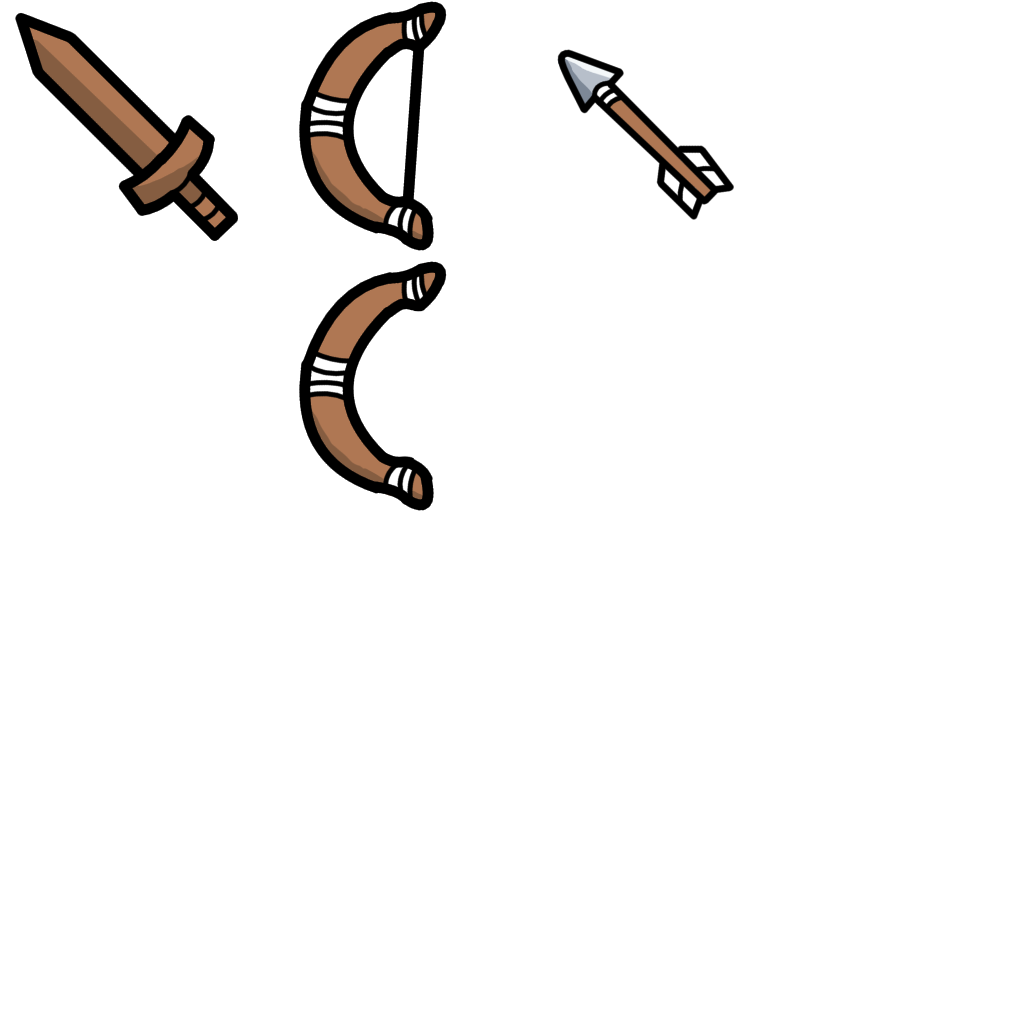
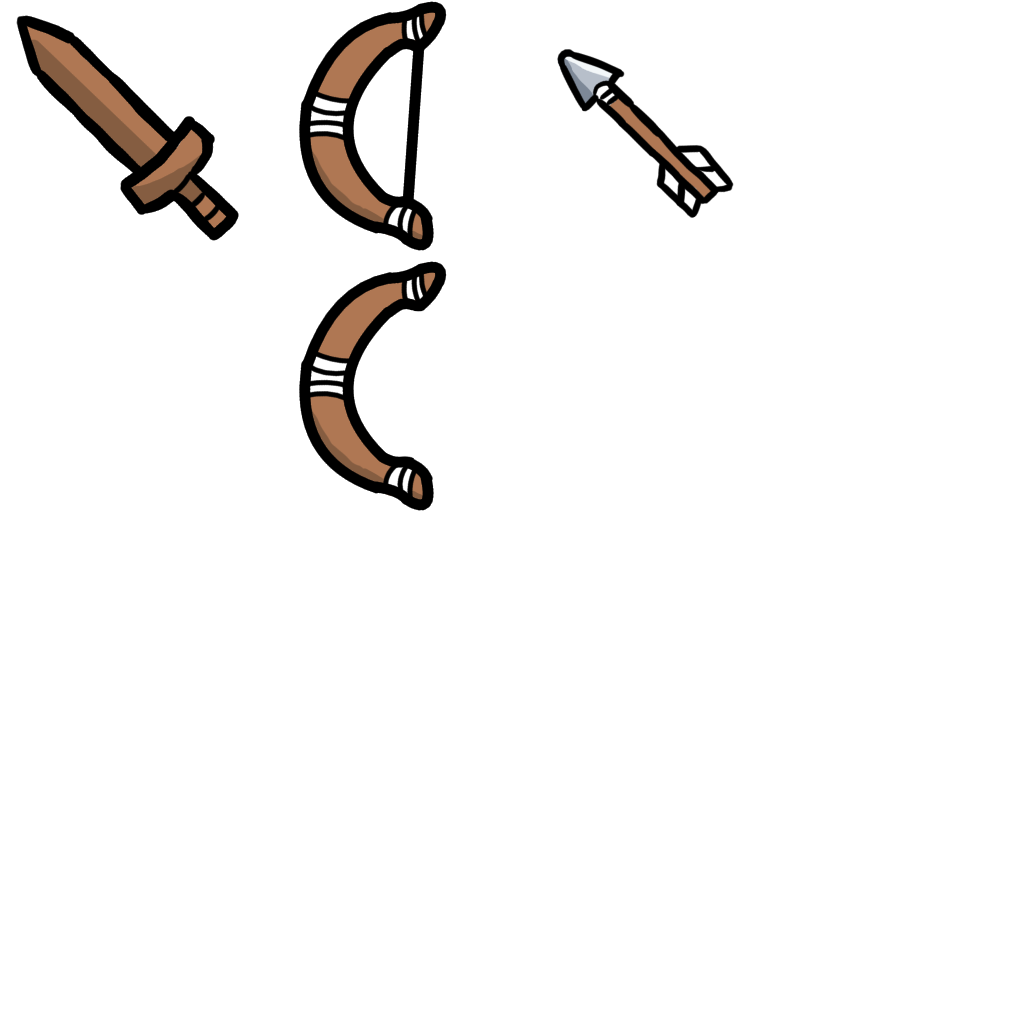
Comparing the layer stacks of the two 1024px x 1024px images. Changes:
painted on "Outline" (1st of 4, in "Arrow Wood") over 557, 49, 734, 220
painted on "Outline" (4th of 4, in "Sword Wood") over 15, 12, 239, 241
